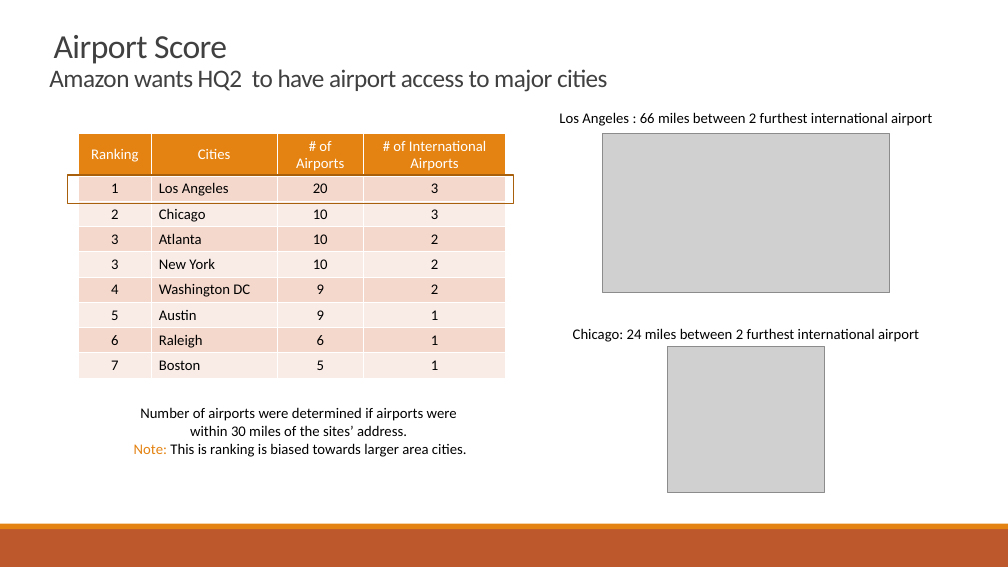
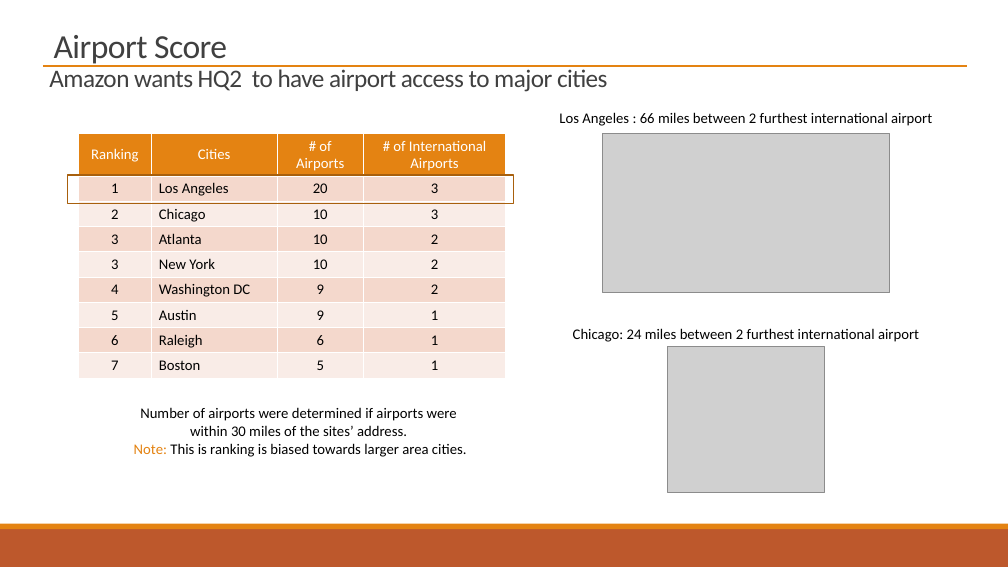
Before and after one commit to indranik/BC_Project1, a slide deck: slide 26 of Project1_Presentation.pptx. Drawn at 1008x567 pixels with LibreOffice and Linux fonts; fonts in the diff are those of the drawing; grey boxes stand for pictures. Boxes give left, top, right and bottom in pixels: in the first picture for what was removed or moved away, otherwise in the second. Text is boxed around its words. In the diff, an @@ line names an element or a change of style, - is before the commit and + after.

```diff
--- a/Project1_Presentation.pptx
+++ b/Project1_Presentation.pptx
@@ line added from (43, 66) to (967, 66), #E48312 1 pt @@
```
Also in this commit, not shown: 2 other slides changed.
